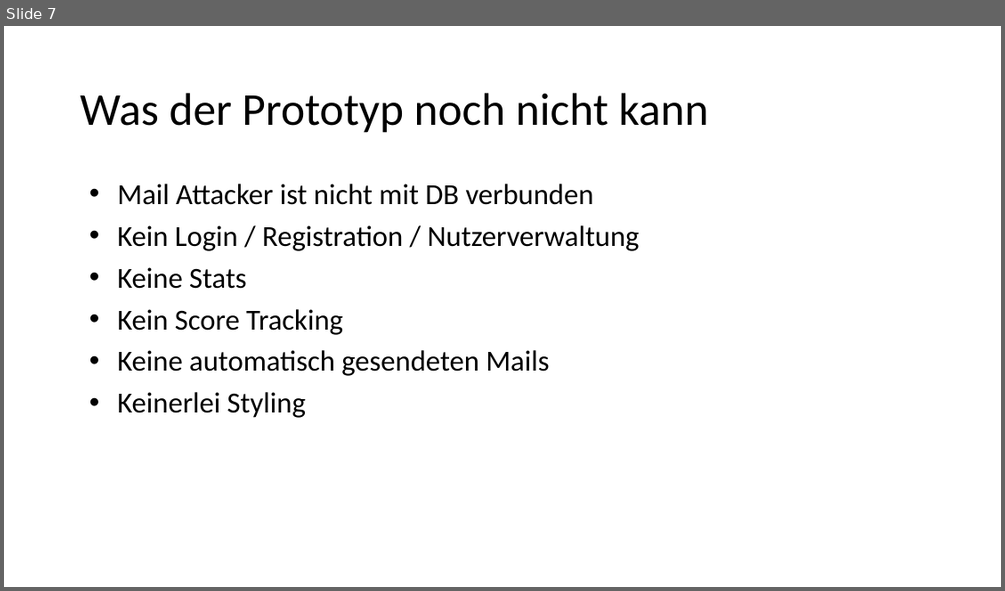
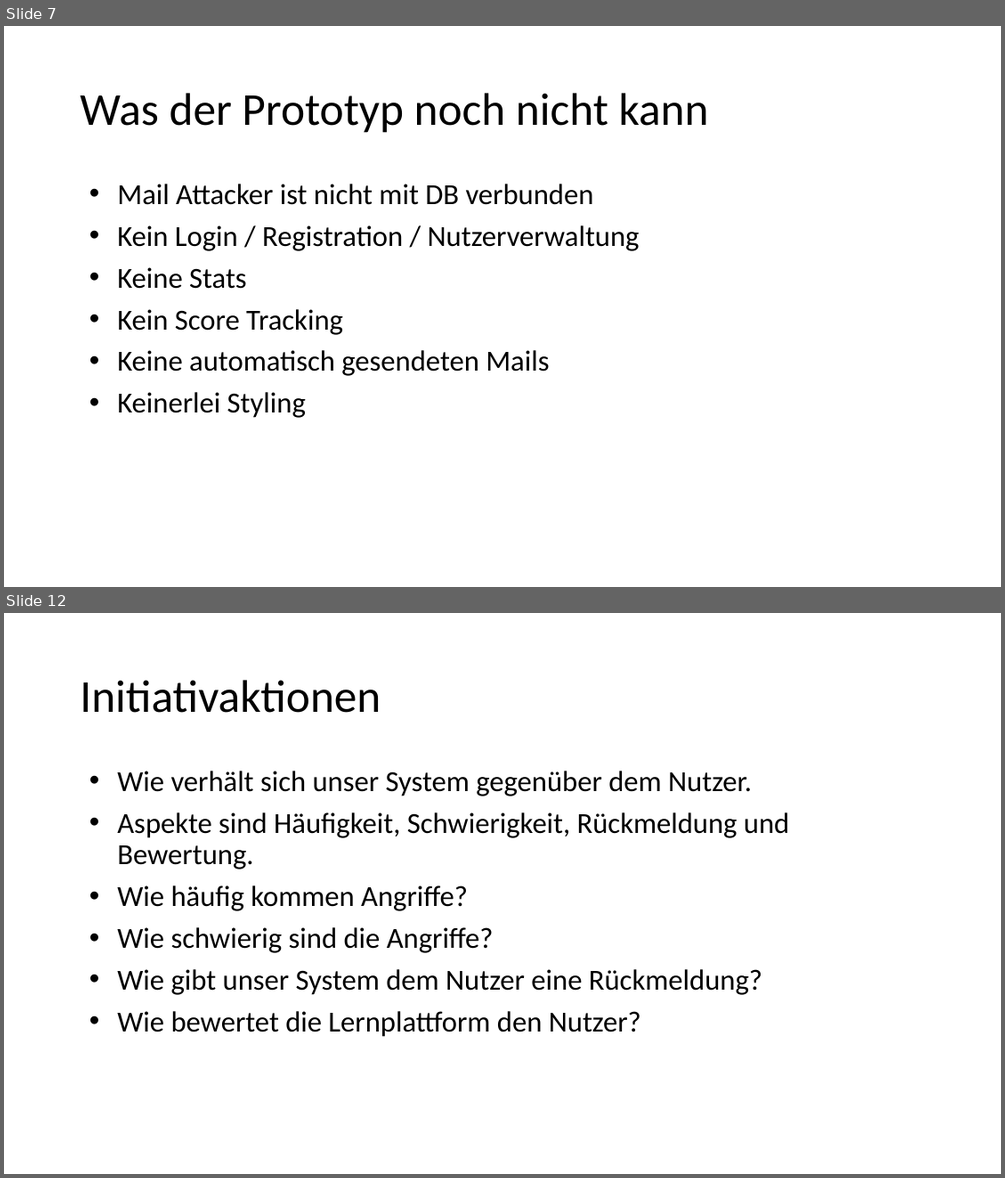
Before and after one commit to Snapstromegon/EPWS2019RaphaelHoeserTimSchettler, a slide deck: Audits/Audit 2/audit2.pptx. Shown one above the other, each under a label of ours: slide 7 before the commit, slides 7 and 12 after it; the slides between them are not shown. The pictures are 1005x591 and 1005x1178 pixels, drawn with LibreOffice and Linux fonts; fonts in the diff are those of the drawing. Boxes give left, top, right and bottom in pixels: in the first picture for what was removed or moved away, otherwise in the second. Text is boxed around its words. In the diff, an @@ line names an element or a change of style, - is before the commit and + after.

```diff
--- a/Audits/Audit 2/audit2.pptx
+++ b/Audits/Audit 2/audit2.pptx
@@ slide 12 added at (4, 613, 1001, 1174), background #FFFFFF @@
@@ title added at (80, 680, 380, 713), 44 pt, text #000000 @@
+Initiativaktionen
@@ text added at (117, 771, 789, 1037), 28 pt, text #000000 @@
+• Wie verhält sich unser System gegenüber dem Nutzer.
+• Aspekte sind Häufigkeit, Schwierigkeit, Rückmeldung und Bewertung.
+• Wie häufig kommen Angriffe?
+• Wie schwierig sind die Angriffe?
+• Wie gibt unser System dem Nutzer eine Rückmeldung?
+• Wie bewertet die Lernplattform den Nutzer?
```
Also in this commit, not shown: 6 other slides added.
